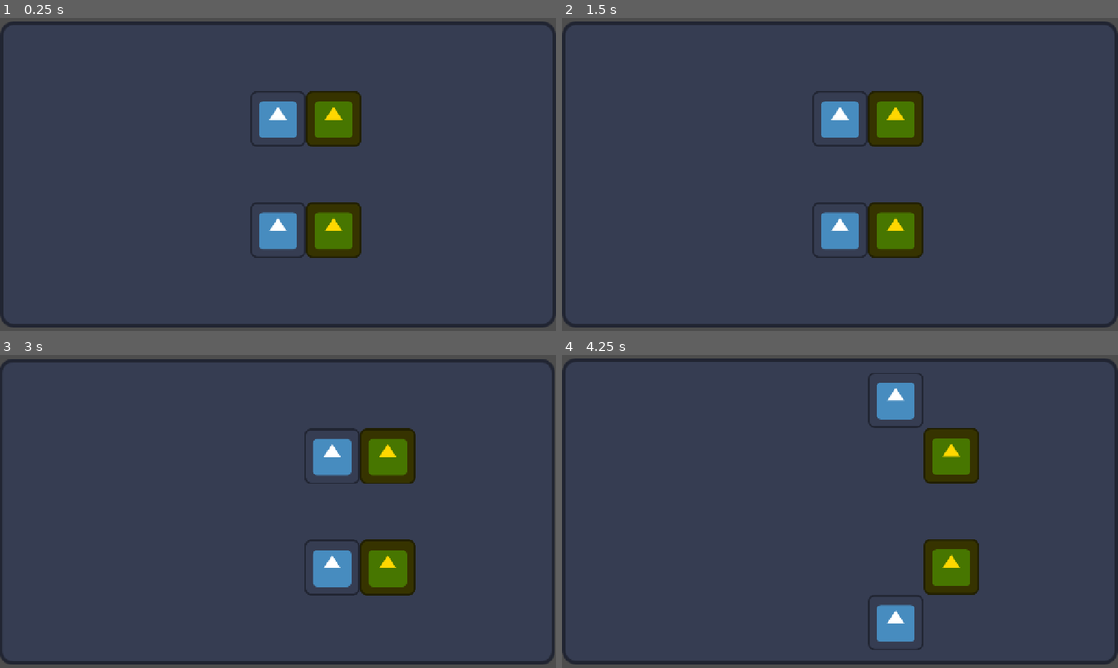
Above: before the commit, frames 1-4 (two rows, left to right).
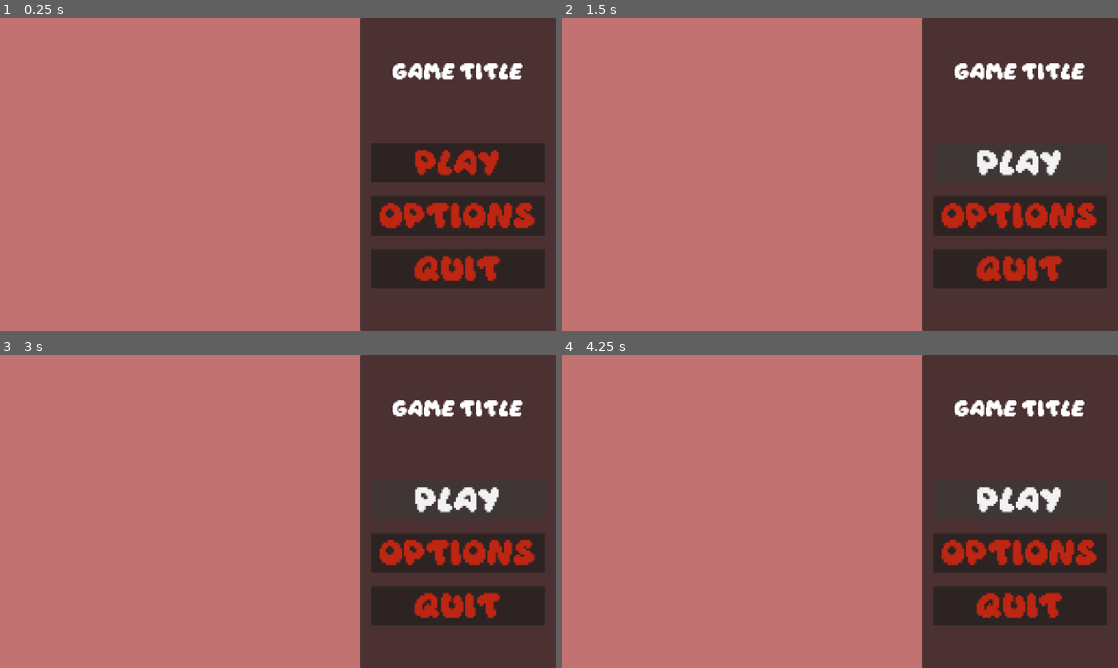
Above: after the commit, the same moments.

Repository: Vlad-935/Reflective-Trust
Game: Godot game, scene res://scenes/ui/main_screen.tscn
Same seed, same stepped clock (60 frames per second), same inputs: the game is played once before the commit and once after it. Before the commit the project starts from res://scenes/root.tscn. The engine's default icon, where the game draws it, is replaced by a stand-in: a white triangle on a blue panel in a dark square.
Inputs (mouse positions are in pixels of both pictures, inside the frame that each line leads up to):
- Up to frame 1 (0.25 s): no input
- Up to frame 2 (1.5 s): click (1017, 215) at 0.5 s, where only the run after the commit has a clickable "Options"; click (1017, 161) at 1.25 s, where only the run after the commit has a clickable "Play"
- Up to frame 3 (3 s): click (455, 498) at 2 s, where only the run after the commit has a clickable "Play"; tap Enter (ui_accept) at 2.75 s; hold D (move right) from 2.78 s (still down)
- Up to frame 4 (4.25 s): tap Enter (ui_accept) at 3.02, 3.77 s; release D (move right) at 3.53 s; hold S (move down) from 3.53 s (still down)

The runs differ from the first frame. In frame 1, 100% of the frame differs, in the area x 0-100%, y 0-100%; in frame 2, 100%; in frame 3, 100%; in frame 4, 100%.

Commit message:
Add main menu & options UI, main_screen script

Diff:
--- a/reflective-trust/project.godot
+++ b/reflective-trust/project.godot
@@ -11,13 +11,14 @@
 [application]
 
 config/name="Reflective Trust"
-run/main_scene="uid://bnymvvxplc7ah"
+run/main_scene="uid://7w3wrujreg2s"
 config/features=PackedStringArray("4.7", "Forward Plus")
 config/icon="res://icon.svg"
 
 [audio]
 
 buses/default_bus_layout="uid://qnylvhxt2ytm"
+"<<<<<<<HEAD[autoload]LevelManager"="*uid://bcg8l8ap7ua82"
 
 [display]
 
--- a/reflective-trust/scenes/root.tscn
+++ b/reflective-trust/scenes/root.tscn
@@ -1,22 +1,24 @@
 [gd_scene format=3 uid="uid://bnymvvxplc7ah"]
 
 [ext_resource type="PackedScene" uid="uid://efy270suy001" path="res://scenes/player.tscn" id="1_j5px3"]
-[ext_resource type="PackedScene" uid="uid://cc0gkxeevxxmm" path="res://scenes/levels/level_1.tscn" id="1_lrqlo"]
+[ext_resource type="PackedScene" uid="uid://cc0gkxeevxxmm" path="res://scenes/Levels/level_1.tscn" id="1_lrqlo"]
 [ext_resource type="PackedScene" uid="uid://n461l8yo7wjj" path="res://scenes/camera.tscn" id="1_sqa0i"]
 [ext_resource type="PackedScene" uid="uid://bu2425gbk22en" path="res://scenes/ui/pause_menu.tscn" id="4_sqa0i"]
 
 [node name="Root" type="Node2D" unique_id=1105190067]
 
-[node name="Level_1" parent="." unique_id=480054498 instance=ExtResource("1_lrqlo")]
+[node name="Level_Root" type="Node2D" parent="." unique_id=1575153181]
 
-[node name="Camera2D" parent="." unique_id=288577738 instance=ExtResource("1_sqa0i")]
+[node name="Level_1" parent="Level_Root" unique_id=480054498 instance=ExtResource("1_lrqlo")]
 
-[node name="Player_Reflection" parent="." unique_id=2030126838 instance=ExtResource("1_j5px3")]
+[node name="Player_Reflection" parent="Level_Root" unique_id=2030126838 instance=ExtResource("1_j5px3")]
 unique_name_in_owner = true
 move_multiplier = Vector2(1, -1)
 
-[node name="Player" parent="." unique_id=1030051535 instance=ExtResource("1_j5px3")]
+[node name="Player" parent="Level_Root" unique_id=1030051535 instance=ExtResource("1_j5px3")]
 unique_name_in_owner = true
+
+[node name="Camera2D" parent="." unique_id=288577738 instance=ExtResource("1_sqa0i")]
 
 [node name="CanvasLayer" type="CanvasLayer" parent="." unique_id=1431016636]
 
--- a/reflective-trust/scenes/ui/main_screen.tscn
+++ b/reflective-trust/scenes/ui/main_screen.tscn
@@ -1,6 +1,7 @@
 [gd_scene format=3 uid="uid://7w3wrujreg2s"]
 
 [ext_resource type="Theme" uid="uid://dx8tcgjkekuak" path="res://assests/font/game_theme.tres" id="1_1ws2m"]
+[ext_resource type="Script" uid="uid://2eyom8u8psl" path="res://scripts/ui/main_screen.gd" id="1_wxjlq"]
 [ext_resource type="PackedScene" uid="uid://c67r7smueu28p" path="res://scenes/ui/button.tscn" id="2_wxjlq"]
 
 [sub_resource type="StyleBoxLine" id="StyleBoxLine_ijygm"]
@@ -13,6 +14,7 @@
 anchor_bottom = 1.0
 grow_horizontal = 2
 grow_vertical = 2
+script = ExtResource("1_wxjlq")
 
 [node name="BG" type="ColorRect" parent="." unique_id=1966761175]
 layout_mode = 1
@@ -23,7 +25,7 @@
 grow_vertical = 2
 color = Color(0.765625, 0.44561768, 0.44561768, 1)
 
-[node name="PanelContainer" type="PanelContainer" parent="." unique_id=379338898]
+[node name="MainScreen" type="PanelContainer" parent="." unique_id=379338898]
 custom_minimum_size = Vector2(450, 0)
 layout_mode = 1
 anchors_preset = 11
@@ -34,36 +36,40 @@
 grow_horizontal = 0
 grow_vertical = 2
 
-[node name="ColorRect" type="ColorRect" parent="PanelContainer" unique_id=1347923459]
+[node name="ColorRect" type="ColorRect" parent="MainScreen" unique_id=1347923459]
 layout_mode = 2
 color = Color(0, 0, 0, 0.19607843)
 
-[node name="CenterContainer" type="CenterContainer" parent="PanelContainer" unique_id=704289504]
+[node name="CenterContainer" type="CenterContainer" parent="MainScreen" unique_id=704289504]
 layout_mode = 2
 
-[node name="VBoxContainer" type="VBoxContainer" parent="PanelContainer/CenterContainer" unique_id=1440508336]
+[node name="VBoxContainer" type="VBoxContainer" parent="MainScreen/CenterContainer" unique_id=1440508336]
 layout_mode = 2
 theme = ExtResource("1_1ws2m")
 
-[node name="Label" type="Label" parent="PanelContainer/CenterContainer/VBoxContainer" unique_id=432091987]
+[node name="Label" type="Label" parent="MainScreen/CenterContainer/VBoxContainer" unique_id=432091987]
 layout_mode = 2
 text = "Game Title"
 horizontal_alignment = 1
 vertical_alignment = 1
 
-[node name="HSeparator" type="HSeparator" parent="PanelContainer/CenterContainer/VBoxContainer" unique_id=1790958471]
+[node name="HSeparator" type="HSeparator" parent="MainScreen/CenterContainer/VBoxContainer" unique_id=1790958471]
 layout_mode = 2
 theme_override_constants/separation = 75
 theme_override_styles/separator = SubResource("StyleBoxLine_ijygm")
 
-[node name="Play" parent="PanelContainer/CenterContainer/VBoxContainer" unique_id=825698153 instance=ExtResource("2_wxjlq")]
+[node name="Play" parent="MainScreen/CenterContainer/VBoxContainer" unique_id=825698153 instance=ExtResource("2_wxjlq")]
 layout_mode = 2
 text = "Play"
 
-[node name="Options" parent="PanelContainer/CenterContainer/VBoxContainer" unique_id=265908127 instance=ExtResource("2_wxjlq")]
+[node name="Options" parent="MainScreen/CenterContainer/VBoxContainer" unique_id=265908127 instance=ExtResource("2_wxjlq")]
 layout_mode = 2
 text = "Options"
 
-[node name="Quit" parent="PanelContainer/CenterContainer/VBoxContainer" unique_id=1353648743 instance=ExtResource("2_wxjlq")]
+[node name="Quit" parent="MainScreen/CenterContainer/VBoxContainer" unique_id=1353648743 instance=ExtResource("2_wxjlq")]
 layout_mode = 2
 text = "Quit"
+
+[connection signal="pressed" from="MainScreen/CenterContainer/VBoxContainer/Play" to="." method="_on_play_pressed"]
+[connection signal="pressed" from="MainScreen/CenterContainer/VBoxContainer/Options" to="." method="_on_options_pressed"]
+[connection signal="pressed" from="MainScreen/CenterContainer/VBoxContainer/Quit" to="." method="_on_quit_pressed"]
--- /dev/null
+++ b/reflective-trust/scenes/ui/options.tscn
@@ -0,0 +1,123 @@
+[gd_scene format=3 uid="uid://bi2ax2kngj8gp"]
+
+[ext_resource type="Theme" uid="uid://dx8tcgjkekuak" path="res://assests/font/game_theme.tres" id="1_hhwow"]
+[ext_resource type="Script" uid="uid://coeq4rkt5scbx" path="res://scripts/resolution.gd" id="2_wby6m"]
+[ext_resource type="Script" uid="uid://bghd1urqgf4o6" path="res://scripts/ui/sound.gd" id="3_pykmj"]
+[ext_resource type="PackedScene" uid="uid://c67r7smueu28p" path="res://scenes/ui/button.tscn" id="4_gdfy8"]
+
+[node name="OptionsButtons" type="VBoxContainer" unique_id=594074650]
+theme = ExtResource("1_hhwow")
+script = ExtResource("2_wby6m")
+
+[node name="Label" type="Label" parent="." unique_id=1418689816]
+layout_mode = 2
+theme = ExtResource("1_hhwow")
+text = "Options"
+horizontal_alignment = 1
+vertical_alignment = 1
+
+[node name="Master" type="HBoxContainer" parent="." unique_id=1096818503]
+layout_mode = 2
+
+[node name="Label" type="Label" parent="Master" unique_id=133091371]
+layout_mode = 2
+theme_override_font_sizes/font_size = 20
+text = "Master"
+
+[node name="HSlider" type="HSlider" parent="Master" unique_id=1613103472]
+custom_minimum_size = Vector2(225, 0)
+layout_mode = 2
+size_flags_horizontal = 10
+size_flags_vertical = 4
+theme = ExtResource("1_hhwow")
+max_value = 1.0
+step = 0.05
+value = 1.0
+script = ExtResource("3_pykmj")
+AudioBusName = "Master"
+
+[node name="Music" type="HBoxContainer" parent="." unique_id=836401508]
+layout_mode = 2
+
+[node name="Label" type="Label" parent="Music" unique_id=503073192]
+layout_mode = 2
+theme_override_font_sizes/font_size = 20
+text = "Music"
+
+[node name="HSlider" type="HSlider" parent="Music" unique_id=1247779048]
+custom_minimum_size = Vector2(225, 0)
+layout_mode = 2
+size_flags_horizontal = 10
+size_flags_vertical = 4
+theme = ExtResource("1_hhwow")
+max_value = 1.0
+step = 0.05
+value = 1.0
+script = ExtResource("3_pykmj")
+AudioBusName = "Music"
+
+[node name="Sound" type="HBoxContainer" parent="." unique_id=2066546031]
+layout_mode = 2
+theme = ExtResource("1_hhwow")
+
+[node name="Label" type="Label" parent="Sound" unique_id=1974304091]
+layout_mode = 2
+theme_override_font_sizes/font_size = 20
+text = "Sound"
+
+[node name="HSlider" type="HSlider" parent="Sound" unique_id=618585854]
+custom_minimum_size = Vector2(225, 0)
+layout_mode = 2
+size_flags_horizontal = 10
+size_flags_vertical = 4
+theme = ExtResource("1_hhwow")
+max_value = 1.0
+step = 0.05
+value = 1.0
+script = ExtResource("3_pykmj")
+AudioBusName = "Sound"
+
+[node name="Fullscreen" type="HBoxContainer" parent="." unique_id=388675674]
+layout_mode = 2
+theme = ExtResource("1_hhwow")
+
+[node name="Label" type="Label" parent="Fullscreen" unique_id=1193732547]
+layout_mode = 2
+theme_override_font_sizes/font_size = 20
+text = "Fullscreen"
+
+[node name="CheckBox" type="CheckBox" parent="Fullscreen" unique_id=1229124897]
+layout_mode = 2
+size_flags_horizontal = 6
+size_flags_vertical = 4
+theme = ExtResource("1_hhwow")
+
+[node name="Resolution" type="HBoxContainer" parent="." unique_id=186102905]
+layout_mode = 2
+theme = ExtResource("1_hhwow")
+
+[node name="Label" type="Label" parent="Resolution" unique_id=122291282]
+layout_mode = 2
+theme_override_font_sizes/font_size = 20
+text = "Resolution"
+
+[node name="OptionButton" type="OptionButton" parent="Resolution" unique_id=1564981628]
+layout_mode = 2
+theme = ExtResource("1_hhwow")
+alignment = 1
+selected = 1
+item_count = 3
+popup/item_0/text = "1920x1080"
+popup/item_0/id = 0
+popup/item_1/text = "1280x720"
+popup/item_1/id = 1
+popup/item_2/text = "720x480"
+popup/item_2/id = 2
+
+[node name="Back" parent="." unique_id=825698153 instance=ExtResource("4_gdfy8")]
+layout_mode = 2
+text = "Back"
+
+[connection signal="value_changed" from="Master/HSlider" to="Master/HSlider" method="_on_value_changed"]
+[connection signal="toggled" from="Fullscreen/CheckBox" to="." method="_on_check_box_toggled"]
+[connection signal="item_selected" from="Resolution/OptionButton" to="." method="_on_option_button_item_selected"]
--- /dev/null
+++ b/reflective-trust/scripts/ui/main_screen.gd
@@ -0,0 +1,22 @@
+extends Control
+
+# Called when the node enters the scene tree for the first time.
+func _ready() -> void:
+	pass
+
+
+# Called every frame. 'delta' is the elapsed time since the previous frame.
+func _process(delta: float) -> void:
+	pass
+
+
+func _on_play_pressed() -> void:
+	pass # Replace with function body.
+
+
+func _on_options_pressed() -> void:
+	pass
+
+
+func _on_quit_pressed() -> void:
+	get_tree().quit()
Not shown, added: reflective-trust/scripts/ui/main_screen.gd.uid
Not shown, added: reflective-trust/scenes/ui/main_screen.tscn456890149.tmp
Not shown, added: reflective-trust/scenes/ui/main_screen.tscn462541442.tmp
